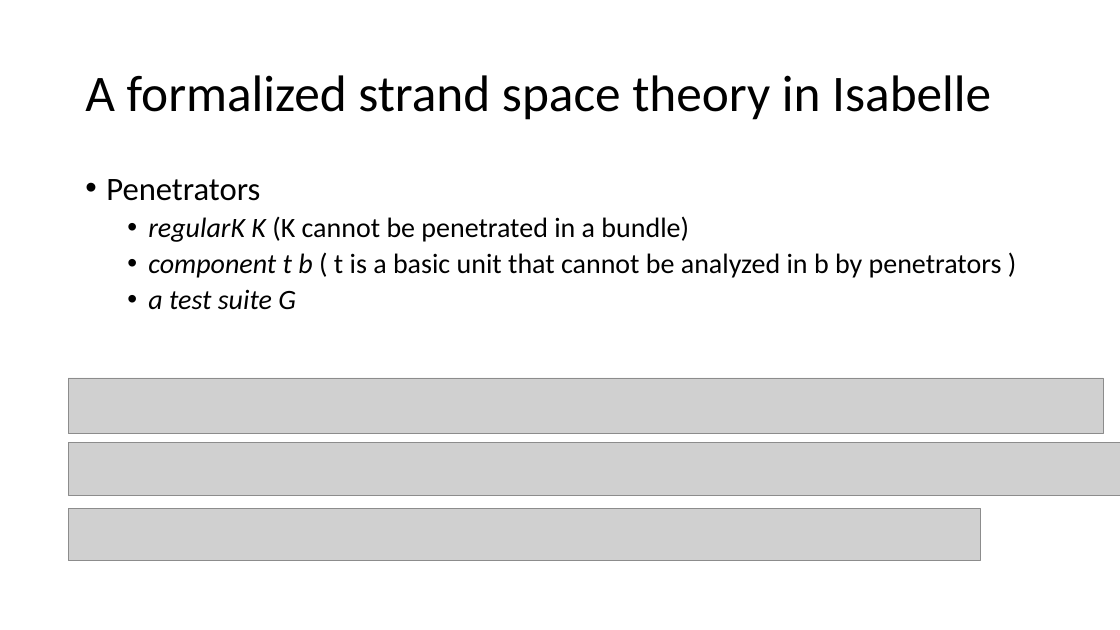
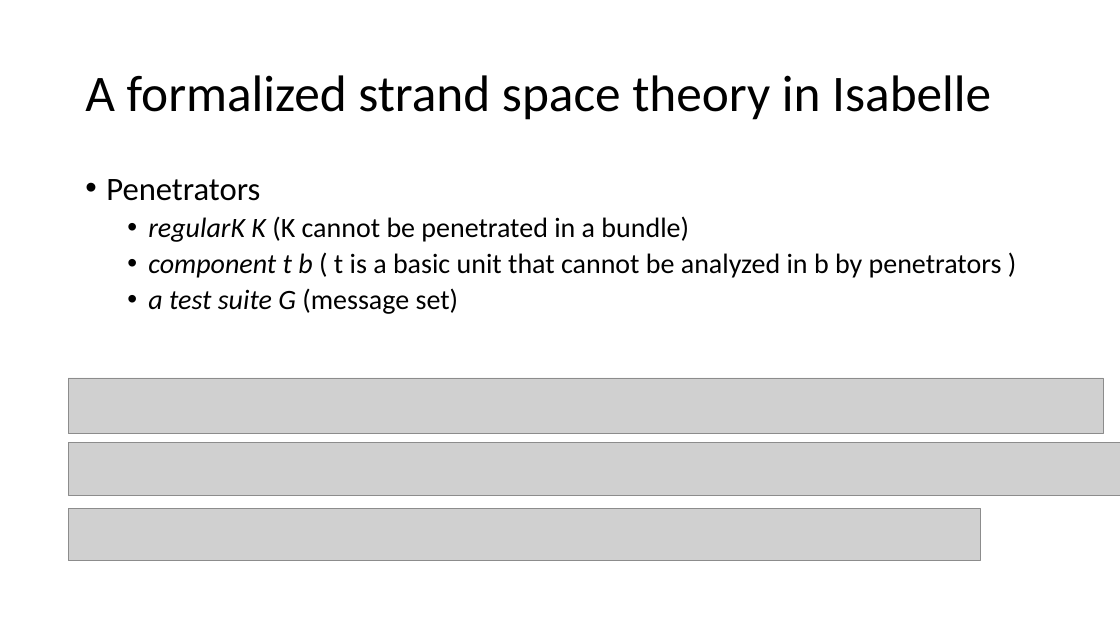
Before and after one commit to bacmive/paper_notes, a slide deck: slide 32 of notes7-strand space.pptx (slide 33 before the commit). Drawn at 1120x630 pixels with LibreOffice and Linux fonts; fonts in the diff are those of the drawing; grey boxes stand for pictures. Boxes give left, top, right and bottom in pixels: in the first picture for what was removed or moved away, otherwise in the second. Text is boxed around its words. In the diff, an @@ line names an element or a change of style, - is before the commit and + after.

```diff
--- a/notes7-strand space.pptx
+++ b/notes7-strand space.pptx
@@ text at box(148, 288, 459, 314): text changed; italic off @@
-  • a test suite G
+  • a test suite G (message set)
```
Also in this commit, not shown: 1 other slide changed, 10 slides added, 2 slides removed, 1 other file.
